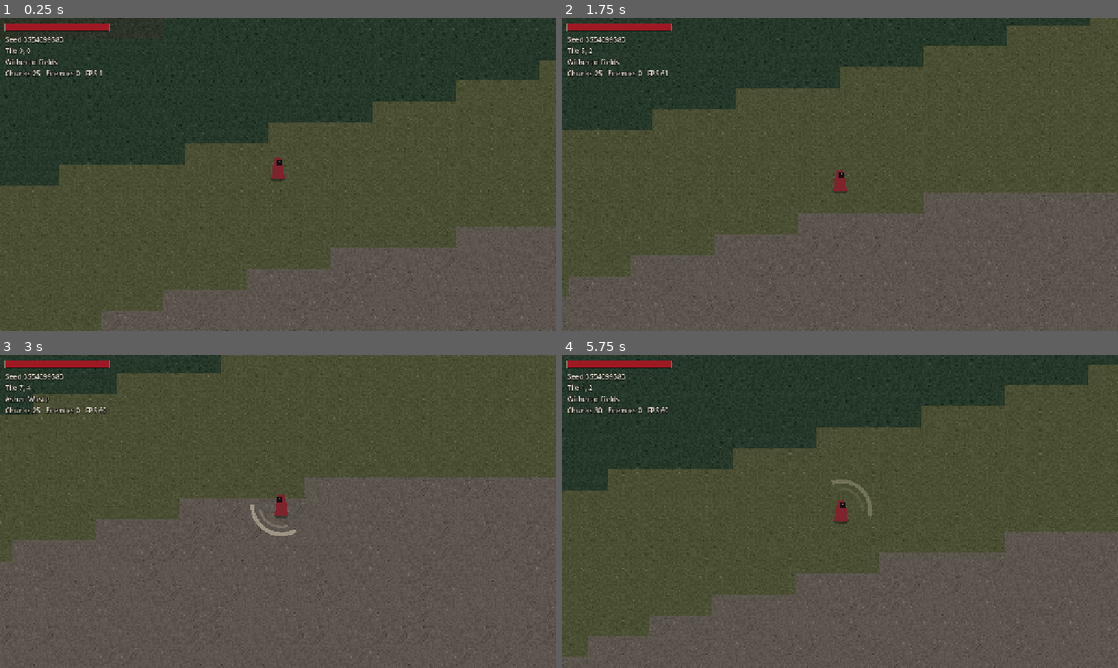
Above: before the commit, frames 1-4 (two rows, left to right).
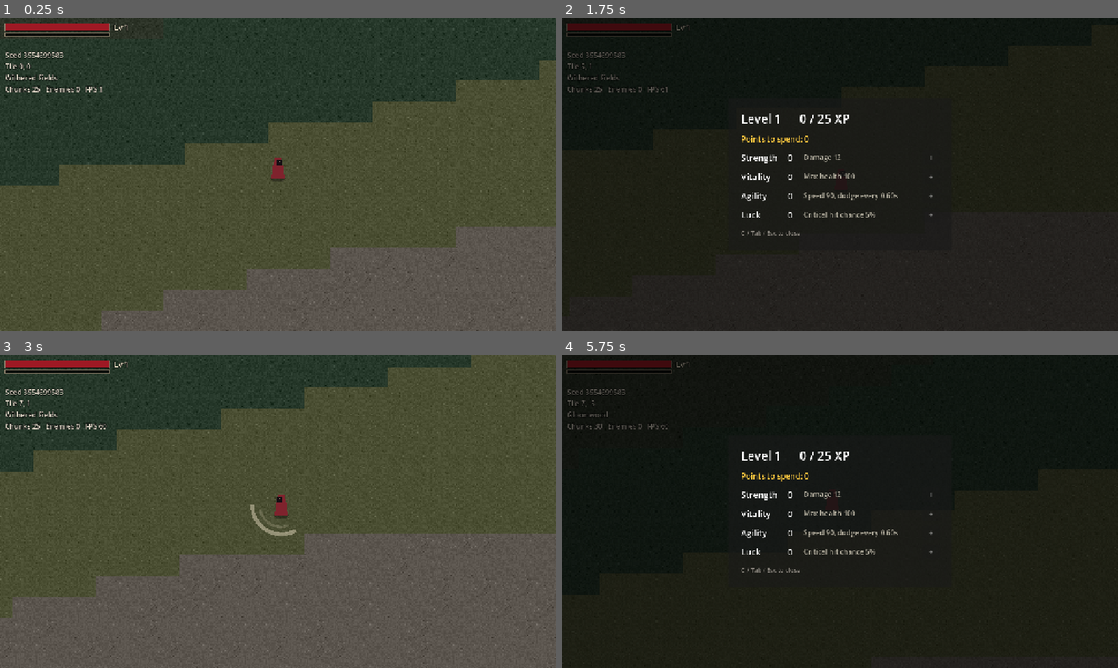
Above: after the commit, the same moments.

Repository: snamberi/Hall-Through-Heart
Game: Godot game, scene res://scenes/main.tscn
Same seed, same stepped clock (60 frames per second), same inputs: the game is played once before the commit and once after it.
Inputs (mouse positions are in pixels of both pictures, inside the frame that each line leads up to):
- Up to frame 1 (0.25 s): no input
- Up to frame 2 (1.75 s): tap Enter at 0.5 s; move the mouse to (962, 158) at 0.52 s; press the mouse at (962, 158) at 0.53 s; hold D (move_right) 0.53-1.28 s; tap Space (dodge) at 0.8, 1.35 s; move the mouse to (728, 190) at 1.27 s; release the mouse at (728, 190) at 1.28 s; hold S (move_down) from 1.28 s (still down); tap C (toggle_stats, bound only after the commit) at 1.55 s
- Up to frame 3 (3 s): move the mouse to (333, 442) at 2.02 s; release S (move_down) at 2.03 s; hold D (move_right) 2.03-2.78 s; hold C (toggle_stats, bound only after the commit) 2.03-2.78 s; click (333, 442) at 2.3 s; move the mouse to (250, 574) at 2.77 s; hold W (move_up) from 2.78 s (still down); click (250, 574) at 2.85 s
- Up to frame 4 (5.75 s): tap Space (dodge) at 3.05, 3.6, 5.3 s; move the mouse to (1006, 558) at 3.52 s; release W (move_up) at 3.53 s; hold C (toggle_stats, bound only after the commit) 3.53-4.28 s; hold A (move_left) 3.53-5.03 s; tap Escape (ui_cancel) at 4.15 s; move the mouse to (673, 464) at 4.27 s; tap C (toggle_stats, bound only after the commit) at 4.35 s; click (673, 464) at 4.55 s; move the mouse to (867, 511) at 5.02 s; press the mouse at (867, 511) at 5.03 s; hold S (move_down) from 5.03 s (still down)

The runs differ from the first frame. In frame 1, 1.0% of the frame differs, in the area x 0-23%, y 1-24%; in frame 2, 98%; in frame 3, 24%; in frame 4, 98%, in the area x 0-100%, y 0-100%.

Commit message:
Add experience, levels, and spendable stat points
Enemies award XP on death. Each level grants three points to spend on
Strength, Vitality, Agility, or Luck from a pause-menu character sheet
(C or Tab). Adds an XP bar, level label, level-up banner, critical hits,
and a small XP loss on death.

Co-Authored-By: Claude Fable 5.2 <noreply@anthropic.com>
Claude-Session: https://claude.ai/code/session_018VKRMzBJrrQDcMAxNX13Ea

Diff:
--- a/project.godot
+++ b/project.godot
@@ -42,6 +42,10 @@
 "deadzone": 0.2,
 "events": [Object(InputEventKey,"resource_local_to_scene":false,"resource_name":"","device":-1,"window_id":0,"alt_press …(496 unchanged characters)…
 }
+toggle_stats={
+"deadzone": 0.2,
+"events": [Object(InputEventKey,"resource_local_to_scene":false,"resource_name":"","device":-1,"window_id":0,"alt_pressed":false,"shift_pressed":false,"ctrl_pressed":false,"meta_pressed":false,"pressed":false,"keycode":0,"physical_keycode":67,"key_label":0,"unicode":0,"location":0,"echo":false,"script":null), Object(InputEventKey,"resource_local_to_scene":false,"resource_name":"","device":-1,"window_id":0,"alt_pressed":false,"shift_pressed":false,"ctrl_pressed":false,"meta_pressed":false,"pressed":false,"keycode":0,"physical_keycode":4194306,"key_label":0,"unicode":0,"location":0,"echo":false,"script":null)]
+}
 
 [layer_names]
 
--- a/scenes/main.tscn
+++ b/scenes/main.tscn
@@ -7,6 +7,7 @@
 [ext_resource type="Script" path="res://scripts/enemies/enemy_spawner.gd" id="5_spawner"]
 [ext_resource type="PackedScene" path="res://scenes/enemies/husk.tscn" id="6_husk"]
 [ext_resource type="Script" path="res://scripts/ui/hud.gd" id="7_hud"]
+[ext_resource type="Script" path="res://scripts/ui/stat_screen.gd" id="8_stats"]
 
 [node name="Main" type="Node2D"]
 y_sort_enabled = true
@@ -35,6 +36,51 @@
 offset_bottom = 30.0
 mouse_filter = 2
 
+[node name="XPBar" type="Control" parent="HUD"]
+layout_mode = 3
+anchors_preset = 0
+offset_left = 12.0
+offset_top = 34.0
+offset_right = 252.0
+offset_bottom = 42.0
+mouse_filter = 2
+
+[node name="LevelLabel" type="Label" parent="HUD"]
+offset_left = 262.0
+offset_top = 8.0
+offset_right = 420.0
+offset_bottom = 34.0
+theme_override_colors/font_color = Color(0.9, 0.86, 0.76, 1)
+theme_override_colors/font_outline_color = Color(0, 0, 0, 1)
+theme_override_constants/outline_size = 4
+theme_override_font_sizes/font_size = 18
+text = "Lv 1"
+
+[node name="PointsLabel" type="Label" parent="HUD"]
+visible = false
+offset_left = 12.0
+offset_top = 46.0
+offset_right = 420.0
+offset_bottom = 70.0
+theme_override_colors/font_color = Color(1, 0.8, 0.25, 1)
+theme_override_colors/font_outline_color = Color(0, 0, 0, 1)
+theme_override_constants/outline_size = 4
+theme_override_font_sizes/font_size = 16
+
+[node name="LevelUpBanner" type="Label" parent="HUD"]
+visible = false
+anchors_preset = 10
+anchor_right = 1.0
+offset_top = 150.0
+offset_bottom = 210.0
+grow_horizontal = 2
+theme_override_colors/font_color = Color(1, 0.8, 0.25, 1)
+theme_override_colors/font_outline_color = Color(0, 0, 0, 1)
+theme_override_constants/outline_size = 8
+theme_override_font_sizes/font_size = 40
+text = "LEVEL UP"
+horizontal_alignment = 1
+
 [node name="DeathMessage" type="Label" parent="HUD"]
 visible = false
 anchors_preset = 15
@@ -50,14 +96,19 @@
 horizontal_alignment = 1
 vertical_alignment = 1
 
+[node name="StatScreen" type="CanvasLayer" parent="."]
+layer = 10
+visible = false
+script = ExtResource("8_stats")
+
 [node name="DebugHUD" type="CanvasLayer" parent="."]
 script = ExtResource("4_debug")
 
 [node name="Label" type="Label" parent="DebugHUD"]
 offset_left = 12.0
-offset_top = 38.0
-offset_right = 320.0
-offset_bottom = 140.0
+offset_top = 74.0
+offset_right = 360.0
+offset_bottom = 180.0
 theme_override_colors/font_color = Color(0.85, 0.82, 0.76, 1)
 theme_override_colors/font_outline_color = Color(0, 0, 0, 1)
 theme_override_constants/outline_size = 4
--- a/scenes/player.tscn
+++ b/scenes/player.tscn
@@ -1,8 +1,10 @@
-[gd_scene load_steps=5 format=3]
+[gd_scene load_steps=6 format=3]
 
 [ext_resource type="Script" path="res://scripts/player/player.gd" id="1_player"]
 [ext_resource type="Script" path="res://scripts/combat/health.gd" id="2_health"]
 [ext_resource type="Script" path="res://scripts/combat/slash_effect.gd" id="3_slash"]
+
+[ext_resource type="Script" path="res://scripts/player/player_stats.gd" id="4_stats"]
 
 [sub_resource type="CircleShape2D" id="shape_feet"]
 radius = 4.5
@@ -15,6 +17,9 @@
 
 [node name="Health" type="Node" parent="."]
 script = ExtResource("2_health")
+
+[node name="Stats" type="Node" parent="."]
+script = ExtResource("4_stats")
 
 [node name="Collision" type="CollisionShape2D" parent="."]
 shape = SubResource("shape_feet")
--- a/scripts/combat/health.gd
+++ b/scripts/combat/health.gd
@@ -29,6 +29,14 @@
 		died.emit()
 
 
+## Changes the maximum. Any increase is also added to current health.
+func set_max_health(value: float) -> void:
+	var gained := maxf(value - max_health, 0.0)
+	max_health = value
+	current = clampf(current + gained, 0.0, max_health)
+	changed.emit(current, max_health)
+
+
 func heal_full() -> void:
 	current = max_health
 	changed.emit(current, max_health)
--- a/scripts/enemies/enemy.gd
+++ b/scripts/enemies/enemy.gd
@@ -13,6 +13,10 @@
 @export var move_speed := 48.0
 ## Roughly how wide the enemy is; used for hits and for spacing from others.
 @export var body_radius := 6.0
+
+@export_group("Rewards")
+## Experience given to the player when this enemy dies.
+@export var xp_reward := 8
 
 @export_group("Senses")
 ## The enemy notices the player inside this distance, in pixels.
@@ -99,10 +103,11 @@
 	move_and_slide()
 
 
-func take_damage(amount: float, knockback: Vector2) -> void:
+func take_damage(amount: float, knockback: Vector2, critical: bool = false) -> void:
 	if state == State.DEAD:
 		return
-	DamageNumber.spawn(get_parent(), global_position, amount, Color(0.95, 0.9, 0.75))
+	var color := Color(1.0, 0.8, 0.25) if critical else Color(0.95, 0.9, 0.75)
+	DamageNumber.spawn(get_parent(), global_position, amount, color, critical)
 	health.take_damage(amount)
 	if health.is_dead():
 		return
--- a/scripts/enemies/enemy_spawner.gd
+++ b/scripts/enemies/enemy_spawner.gd
@@ -35,8 +35,16 @@
 	var enemy: Enemy = enemy_scene.instantiate()
 	enemy.position = world_position
 	enemy.target = _player
+	enemy.died.connect(_on_enemy_died)
 	add_child(enemy)
 	return enemy
+
+
+func _on_enemy_died(enemy: Enemy) -> void:
+	_player.stats.add_xp(enemy.xp_reward)
+	DamageNumber.spawn_text(
+		self, enemy.global_position + Vector2(0, -8), "+%d XP" % enemy.xp_reward, Color(0.6, 0.85, 1.0), 12
+	)
 
 
 func _physics_process(delta: float) -> void:
--- a/scripts/main.gd
+++ b/scripts/main.gd
@@ -10,6 +10,7 @@
 @onready var _player: Player = $Player
 @onready var _spawner: EnemySpawner = $Enemies
 @onready var _hud: CanvasLayer = $HUD
+@onready var _stat_screen: CanvasLayer = $StatScreen
 @onready var _debug_hud: CanvasLayer = $DebugHUD
 
 
@@ -21,6 +22,7 @@
 	_world.target = _player
 	_spawner.setup(_world, _player)
 	_hud.setup(_player)
+	_stat_screen.setup(_player)
 	_debug_hud.setup(_world, _player)
 	_player.died.connect(_on_player_died)
 
--- a/scripts/player/player.gd
+++ b/scripts/player/player.gd
@@ -43,9 +43,16 @@
 var _dodge_direction := Vector2.ZERO
 
 @onready var health: Health = $Health
+@onready var stats: PlayerStats = $Stats
 @onready var camera: Camera2D = $Camera
 @onready var _visual: Node2D = $Visual
 @onready var _slash: SlashEffect = $Slash
+
+
+func _ready() -> void:
+	stats.stats_changed.connect(_apply_stats)
+	stats.leveled_up.connect(func(_level: int) -> void: health.heal_full())
+	_apply_stats()
 
 
 func _physics_process(delta: float) -> void:
@@ -97,7 +104,9 @@
 		# Enemies standing right on top of the player are hit from any side.
 		if offset.length() > enemy.body_radius and absf(direction.angle_to(offset)) > half_arc:
 			continue
-		enemy.take_damage(attack_damage, direction * attack_knockback)
+		var critical := stats.roll_critical()
+		var damage := stats.attack_damage(attack_damage) * (stats.CRITICAL_MULTIPLIER if critical else 1.0)
+		enemy.take_damage(damage, direction * attack_knockback, critical)
 
 
 func take_damage(amount: float, source_position: Vector2) -> void:
@@ -109,6 +118,7 @@
 		state = State.DEAD
 		velocity = Vector2.ZERO
 		_visual.modulate.a = 0.0
+		stats.apply_death_penalty()
 		died.emit()
 		return
 	_invulnerable_left = hurt_invulnerability
@@ -124,18 +134,22 @@
 	_visual.modulate.a = 1.0
 
 
+func _apply_stats() -> void:
+	health.set_max_health(stats.max_health())
+
+
 func _process_move(delta: float) -> void:
 	var input := Input.get_vector("move_left", "move_right", "move_up", "move_down")
 	if input != Vector2.ZERO:
 		facing = input.normalized()
 		_face_visual(input.x)
-	velocity = velocity.move_toward(input * move_speed, acceleration * delta)
+	velocity = velocity.move_toward(input * stats.move_speed(move_speed), acceleration * delta)
 
 	if Input.is_action_just_pressed("dodge") and _dodge_cooldown_left == 0.0:
 		_dodge_direction = facing
 		state = State.DODGE
 		_state_time_left = dodge_duration
-		_dodge_cooldown_left = dodge_cooldown
+		_dodge_cooldown_left = stats.dodge_cooldown(dodge_cooldown)
 		_invulnerable_left = maxf(_invulnerable_left, dodge_duration)
 	elif Input.is_action_pressed("attack") and _attack_cooldown_left == 0.0:
 		var aim := get_global_mouse_position() - global_position
--- /dev/null
+++ b/scripts/player/player_stats.gd
@@ -0,0 +1,83 @@
+class_name PlayerStats
+extends Node
+## Level, experience, and the four stats the player spends points on.
+##
+## All balance numbers for leveling live here.
+
+signal xp_changed(xp: int, xp_to_next: int)
+signal leveled_up(level: int)
+## Emitted when points are spent or gained.
+signal stats_changed
+
+const STATS: Array[String] = ["strength", "vitality", "agility", "luck"]
+const POINTS_PER_LEVEL := 3
+const CRITICAL_MULTIPLIER := 2.0
+
+const BASE_MAX_HEALTH := 100.0
+const HEALTH_PER_VITALITY := 12.0
+const DAMAGE_PER_STRENGTH := 2.0
+const SPEED_PER_AGILITY := 2.0
+const BASE_CRITICAL_CHANCE := 0.05
+const CRITICAL_PER_LUCK := 0.015
+const MAX_CRITICAL_CHANCE := 0.6
+## Share of progress toward the next level lost on death.
+const DEATH_XP_LOSS := 0.25
+
+var level := 1
+var xp := 0
+var unspent_points := 0
+var points: Dictionary[String, int] = {"strength": 0, "vitality": 0, "agility": 0, "luck": 0}
+
+
+## Experience needed to go from the current level to the next.
+func xp_to_next() -> int:
+	return roundi(25.0 * pow(level, 1.6))
+
+
+func add_xp(amount: int) -> void:
+	xp += amount
+	while xp >= xp_to_next():
+		xp -= xp_to_next()
+		level += 1
+		unspent_points += POINTS_PER_LEVEL
+		leveled_up.emit(level)
+		stats_changed.emit()
+	xp_changed.emit(xp, xp_to_next())
+
+
+func spend_point(stat: String) -> bool:
+	if unspent_points <= 0 or not points.has(stat):
+		return false
+	unspent_points -= 1
+	points[stat] += 1
+	stats_changed.emit()
+	return true
+
+
+func apply_death_penalty() -> void:
+	xp -= roundi(xp * DEATH_XP_LOSS)
+	xp_changed.emit(xp, xp_to_next())
+
+
+func max_health() -> float:
+	return BASE_MAX_HEALTH + points["vitality"] * HEALTH_PER_VITALITY
+
+
+func attack_damage(base: float) -> float:
+	return base + points["strength"] * DAMAGE_PER_STRENGTH
+
+
+func move_speed(base: float) -> float:
+	return base + points["agility"] * SPEED_PER_AGILITY
+
+
+func dodge_cooldown(base: float) -> float:
+	return maxf(base * (1.0 - 0.02 * points["agility"]), 0.25)
+
+
+func critical_chance() -> float:
+	return minf(BASE_CRITICAL_CHANCE + points["luck"] * CRITICAL_PER_LUCK, MAX_CRITICAL_CHANCE)
+
+
+func roll_critical() -> bool:
+	return randf() < critical_chance()
--- a/scripts/ui/damage_number.gd
+++ b/scripts/ui/damage_number.gd
@@ -6,10 +6,18 @@
 const LIFETIME := 0.6
 
 
-static func spawn(parent: Node, world_position: Vector2, amount: float, color: Color) -> void:
+static func spawn(
+	parent: Node, world_position: Vector2, amount: float, color: Color, big: bool = false
+) -> void:
+	spawn_text(parent, world_position, str(roundi(amount)), color, 20 if big else 14)
+
+
+static func spawn_text(
+	parent: Node, world_position: Vector2, text: String, color: Color, font_size: int = 14
+) -> void:
 	var label := DamageNumber.new()
-	label.text = str(roundi(amount))
-	label.add_theme_font_size_override("font_size", 14)
+	label.text = text
+	label.add_theme_font_size_override("font_size", font_size)
 	label.add_theme_color_override("font_color", color)
 	label.add_theme_color_override("font_outline_color", Color.BLACK)
 	label.add_theme_constant_override("outline_size", 4)
--- a/scripts/ui/hud.gd
+++ b/scripts/ui/hud.gd
@@ -1,16 +1,29 @@
 extends CanvasLayer
-## On-screen player status: health bar and the death message.
+## On-screen player status: health, experience, level, and messages.
 
-@onready var _bar: Control = $HealthBar
+var _health_fraction := 1.0
+var _xp_fraction := 0.0
+var _player: Player
+var _banner_tween: Tween
+
+@onready var _health_bar: Control = $HealthBar
+@onready var _xp_bar: Control = $XPBar
+@onready var _level_label: Label = $LevelLabel
+@onready var _points_label: Label = $PointsLabel
+@onready var _banner: Label = $LevelUpBanner
 @onready var _death_message: Label = $DeathMessage
-
-var _fraction := 1.0
 
 
 func setup(player: Player) -> void:
+	_player = player
 	player.health.changed.connect(_on_health_changed)
-	_bar.draw.connect(_draw_bar)
+	player.stats.xp_changed.connect(_on_xp_changed)
+	player.stats.leveled_up.connect(_on_leveled_up)
+	player.stats.stats_changed.connect(_refresh_labels)
+	_health_bar.draw.connect(_draw_health)
+	_xp_bar.draw.connect(_draw_xp)
 	_death_message.visible = false
+	_refresh_labels()
 
 
 func show_death_message(shown: bool) -> void:
@@ -18,13 +31,44 @@
 
 
 func _on_health_changed(current: float, maximum: float) -> void:
-	_fraction = current / maximum
-	_bar.queue_redraw()
+	_health_fraction = current / maximum
+	_health_bar.queue_redraw()
 
 
-func _draw_bar() -> void:
-	var size := _bar.size
-	_bar.draw_rect(Rect2(Vector2.ZERO, size), Color(0.0, 0.0, 0.0, 0.75))
-	var inner := Rect2(Vector2(2, 2), Vector2((size.x - 4.0) * _fraction, size.y - 4.0))
-	_bar.draw_rect(inner, Color(0.62, 0.1, 0.14))
-	_bar.draw_rect(Rect2(Vector2.ZERO, size), Color(0.55, 0.5, 0.42), false, 1.0)
+func _on_xp_changed(xp: int, xp_to_next: int) -> void:
+	_xp_fraction = float(xp) / xp_to_next
+	_xp_bar.queue_redraw()
+
+
+func _on_leveled_up(_level: int) -> void:
+	if _banner_tween:
+		_banner_tween.kill()
+	_banner.visible = true
+	_banner.modulate.a = 1.0
+	_banner_tween = create_tween()
+	_banner_tween.tween_interval(1.0)
+	_banner_tween.tween_property(_banner, "modulate:a", 0.0, 0.6)
+	_banner_tween.tween_callback(_banner.hide)
+
+
+func _refresh_labels() -> void:
+	var stats := _player.stats
+	_level_label.text = "Lv %d" % stats.level
+	_points_label.visible = stats.unspent_points > 0
+	_points_label.text = "%d stat points to spend - press C" % stats.unspent_points
+
+
+func _draw_health() -> void:
+	_draw_bar(_health_bar, _health_fraction, Color(0.62, 0.1, 0.14))
+
+
+func _draw_xp() -> void:
+	_draw_bar(_xp_bar, _xp_fraction, Color(0.35, 0.6, 0.85))
+
+
+func _draw_bar(bar: Control, fraction: float, fill: Color) -> void:
+	var size := bar.size
+	bar.draw_rect(Rect2(Vector2.ZERO, size), Color(0.0, 0.0, 0.0, 0.75))
+	var inner := Rect2(Vector2(2, 2), Vector2((size.x - 4.0) * fraction, size.y - 4.0))
+	bar.draw_rect(inner, fill)
+	bar.draw_rect(Rect2(Vector2.ZERO, size), Color(0.55, 0.5, 0.42), false, 1.0)
--- /dev/null
+++ b/scripts/ui/stat_screen.gd
@@ -0,0 +1,129 @@
+extends CanvasLayer
+## The character sheet. Opens with C or Tab and pauses the game while open.
+
+const TITLES := {
+	"strength": "Strength",
+	"vitality": "Vitality",
+	"agility": "Agility",
+	"luck": "Luck",
+}
+
+var _player: Player
+var _title: Label
+var _unspent: Label
+var _value_labels: Dictionary[String, Label] = {}
+var _effect_labels: Dictionary[String, Label] = {}
+var _buttons: Dictionary[String, Button] = {}
+
+
+func _ready() -> void:
+	# Keep handling input while the rest of the game is paused.
+	process_mode = Node.PROCESS_MODE_ALWAYS
+	visible = false
+
+
+func setup(player: Player) -> void:
+	_player = player
+	_build()
+	player.stats.stats_changed.connect(_refresh)
+	player.stats.xp_changed.connect(func(_xp: int, _next: int) -> void: _refresh())
+	_refresh()
+
+
+func is_open() -> bool:
+	return visible
+
+
+func set_open(open: bool) -> void:
+	if open and _player.is_dead():
+		return
+	visible = open
+	get_tree().paused = open
+	if open:
+		_refresh()
+
+
+func _input(event: InputEvent) -> void:
+	if _player == null:
+		return
+	if event.is_action_pressed("toggle_stats") or (visible and event.is_action_pressed("ui_cancel")):
+		set_open(not visible)
+		get_viewport().set_input_as_handled()
+
+
+func _build() -> void:
+	var dim := ColorRect.new()
+	dim.color = Color(0.0, 0.0, 0.0, 0.6)
+	dim.set_anchors_preset(Control.PRESET_FULL_RECT)
+	add_child(dim)
+
+	var center := CenterContainer.new()
+	center.set_anchors_preset(Control.PRESET_FULL_RECT)
+	add_child(center)
+
+	var panel := PanelContainer.new()
+	center.add_child(panel)
+
+	var margin := MarginContainer.new()
+	for side: String in ["left", "top", "right", "bottom"]:
+		margin.add_theme_constant_override("margin_" + side, 28)
+	panel.add_child(margin)
+
+	var box := VBoxContainer.new()
+	box.add_theme_constant_override("separation", 14)
+	margin.add_child(box)
+
+	_title = _label("", 28)
+	box.add_child(_title)
+	_unspent = _label("", 18)
+	_unspent.add_theme_color_override("font_color", Color(1.0, 0.8, 0.25))
+	box.add_child(_unspent)
+
+	var grid := GridContainer.new()
+	grid.columns = 4
+	grid.add_theme_constant_override("h_separation", 24)
+	grid.add_theme_constant_override("v_separation", 10)
+	box.add_child(grid)
+
+	for stat in PlayerStats.STATS:
+		grid.add_child(_label(TITLES[stat], 20))
+		_value_labels[stat] = _label("0", 20)
+		grid.add_child(_value_labels[stat])
+		_effect_labels[stat] = _label("", 16)
+		_effect_labels[stat].custom_minimum_size.x = 250.0
+		_effect_labels[stat].add_theme_color_override("font_color", Color(0.7, 0.68, 0.62))
+		grid.add_child(_effect_labels[stat])
+		var button := Button.new()
+		button.text = "+"
+		button.custom_minimum_size = Vector2(40.0, 34.0)
+		button.focus_mode = Control.FOCUS_NONE
+		button.pressed.connect(_player.stats.spend_point.bind(stat))
+		_buttons[stat] = button
+		grid.add_child(button)
+
+	var hint := _label("C / Tab / Esc to close", 14)
+	hint.add_theme_color_override("font_color", Color(0.55, 0.53, 0.5))
+	box.add_child(hint)
+
+
+func _label(text: String, font_size: int) -> Label:
+	var label := Label.new()
+	label.text = text
+	label.add_theme_font_size_override("font_size", font_size)
+	return label
+
+
+func _refresh() -> void:
+	var stats := _player.stats
+	_title.text = "Level %d      %d / %d XP" % [stats.level, stats.xp, stats.xp_to_next()]
+	_unspent.text = "Points to spend: %d" % stats.unspent_points
+	_effect_labels["strength"].text = "Damage %d" % roundi(stats.attack_damage(_player.attack_damage))
+	_effect_labels["vitality"].text = "Max health %d" % roundi(stats.max_health())
+	_effect_labels["agility"].text = "Speed %d, dodge every %.2fs" % [
+		roundi(stats.move_speed(_player.move_speed)),
+		stats.dodge_cooldown(_player.dodge_cooldown),
+	]
+	_effect_labels["luck"].text = "Critical hit chance %d%%" % roundi(stats.critical_chance() * 100.0)
+	for stat in PlayerStats.STATS:
+		_value_labels[stat].text = str(stats.points[stat])
+		_buttons[stat].disabled = stats.unspent_points <= 0
Not shown: 1 places in scenes/main.tscn that only renumber resources
Not shown, added: scripts/player/player_stats.gd.uid
Not shown, added: scripts/ui/stat_screen.gd.uid
